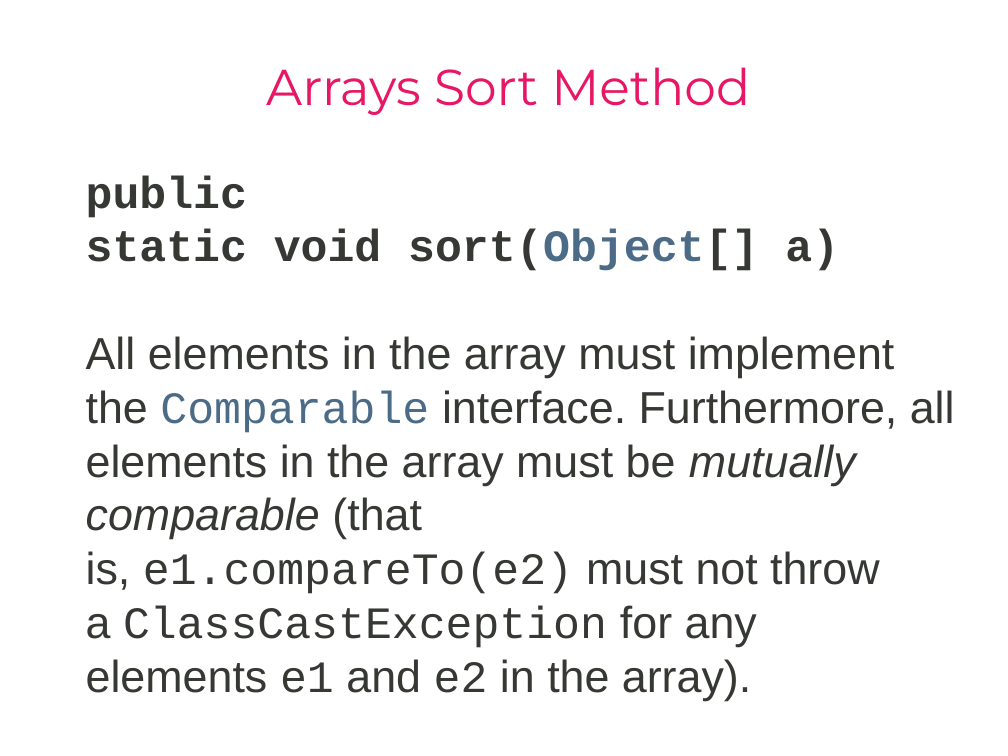
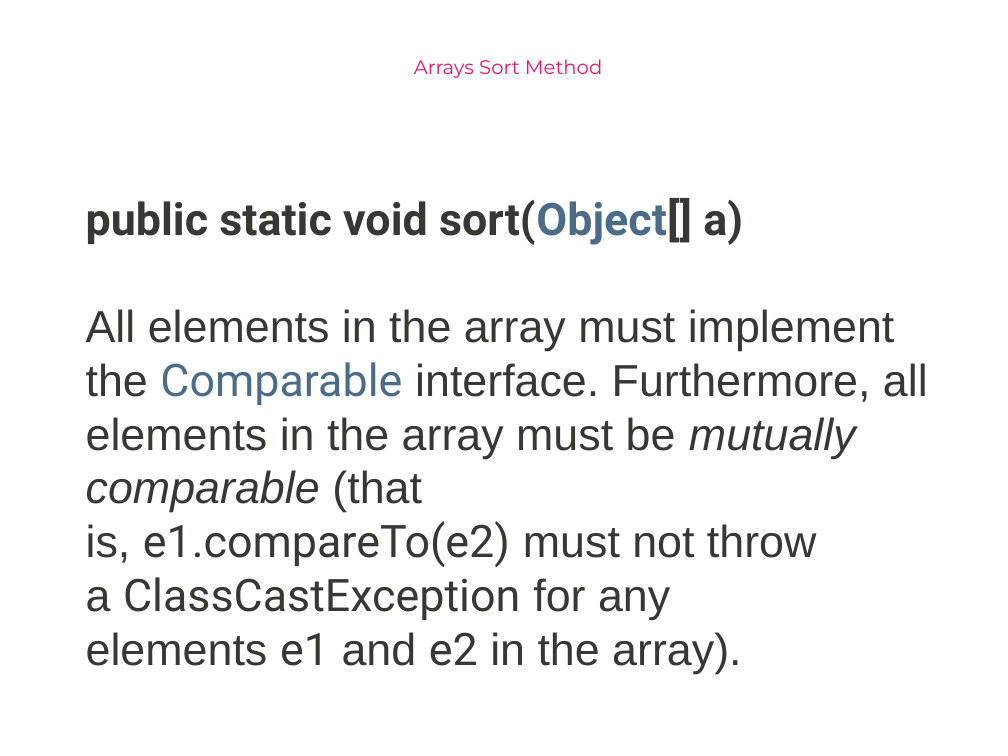
Before and after one commit to Cy-FairCS/cs3, a slide deck: slide 54 of u04b_interfaces/notes/_a_interfaces notes.pptx (slide 59 before the commit). Drawn at 1008x756 pixels with LibreOffice and Linux fonts; fonts in the diff are those of the drawing. Boxes give left, top, right and bottom in pixels: in the first picture for what was removed or moved away, otherwise in the second. Text is boxed around its words. In the diff, an @@ line names an element or a change of style, - is before the commit and + after.

```diff
--- a/u04b_interfaces/notes/_a_interfaces notes.pptx
+++ b/u04b_interfaces/notes/_a_interfaces notes.pptx
@@ text "Arrays Sort Method" at (414, 59, 602, 78): size 36 to 14 pt @@
@@ text "public static void sort(Object[] a)" at (86, 198, 928, 674): font Courier New to Roboto in "public static void sort(Object[] a)", "Comparable e1.compareTo(e2) ClassCastException e1 e2" @@
```
Also in this commit, not shown: 53 other slides changed, 7 slides removed, 1 other file.
